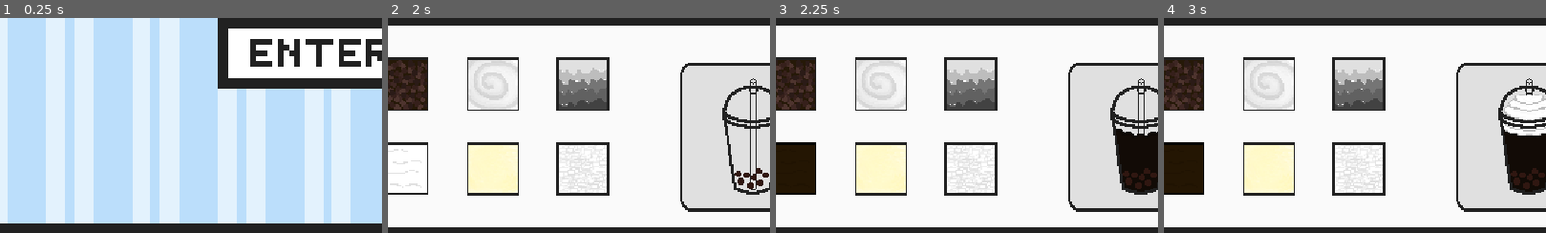
Above: before the commit, frames 1-4 (left to right).
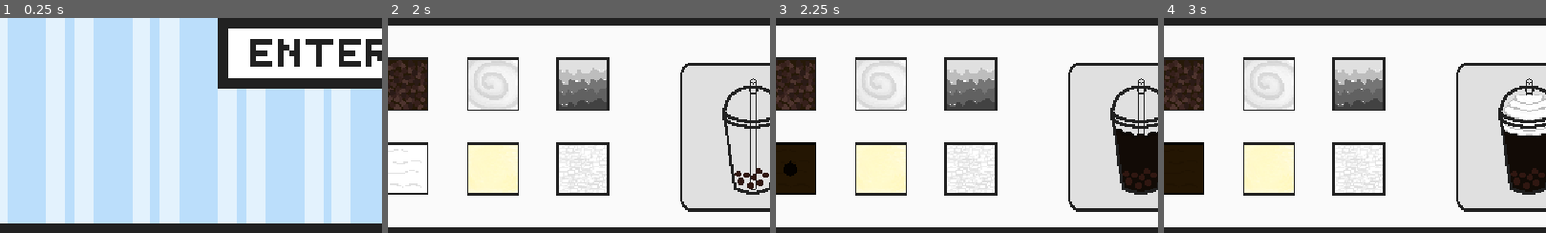
Above: after the commit, the same moments.

Repository: Crystal-153/Drink-Game
Game: Godot game, scene res://starting_page.tscn
Same seed, same stepped clock (60 frames per second), same inputs: the game is played once before the commit and once after it.
Inputs (mouse positions are % of the whole screen's width and height, from its top left):
- Up to frame 1 (0.25 s): no input
- Up to frame 2 (2 s): click (50, 58) at 0.5 s; click (9, 65) at 1.25 s
- Up to frame 3 (2.25 s): click (9, 85) at 2 s
- Up to frame 4 (3 s): click (21, 65) at 2.75 s
The pictures show only the part of the screen within x 7-57%, y 50-100%; the shares and areas given below are measured in that part.

Frames 1-2 are identical in both runs. In frame 3, 0.2% of the frame differs, in the area x 2-6%, y 66-74%; in frame 4, nothing differs.

Commit message:
the cursor for the tea box changes color with the box now! :D

Diff:
--- a/ingredient_boba.gd
+++ b/ingredient_boba.gd
@@ -12,7 +12,7 @@
 	emit_signal("add_Boba")
 
 
-@onready var cursorBoba=preload("res://cursors/pixil-layer-0.png")
+var cursorBoba=preload("res://cursors/pixil-layer-0.png")
 func _on_mouse_entered() -> void:
 	Input.set_custom_mouse_cursor(cursorBoba,Input.CURSOR_ARROW,Vector2(16, 16))
 
--- a/ingredient_tea_base.gd
+++ b/ingredient_tea_base.gd
@@ -6,9 +6,14 @@
 	pass # Replace with function body.
 
 signal add_tea
+@onready var cursorTea= $cursor
+@onready var cursorTeaText= $cursor.texture
+var cursor=false
+var colors=["ffbcabff", "ffc69eff", "ffe89eff", "e7ff9eff", "9effaeff", "9effefff", "9eddffff", "bdc1ffff", "dcbdffff", "ffbde8ff", "d4aa77ff", "241603ff", "120b06ff"]
 
-
-var colors=["ffbcabff", "ffc69eff", "ffe89eff", "e7ff9eff", "9effaeff", "9effefff", "9eddffff", "bdc1ffff", "dcbdffff", "ffbde8ff", "d4aa77ff", "241603ff", "120b06ff"]
+func _process(_delta: float) -> void:
+	if cursor==true:
+		cursorTea.global_position=get_viewport().get_mouse_position()
 
 func _on_pressed() -> void:
 	emit_signal("add_tea")
@@ -18,9 +23,11 @@
 #This previews the next color for the tea!
 func _on_add_tea() -> void:
 	if i>=0:
+		cursorTea.modulate=Color(colors[i-1])
 		self.modulate=Color(colors[i-1])
 		i-=1
 	else:
+		cursorTea.modulate=Color("ffffffff")
 		self.modulate=Color("ffffffff")
 		i=(colors.size()-1)
 
@@ -28,3 +35,18 @@
 func _on_reset_button_reset() -> void:
 	self.modulate=Color("ffffffff")
 	i=(colors.size()-1)
+
+
+
+
+func _on_mouse_entered() -> void:
+	cursor=true
+	cursorTea.visible=true
+	Input.set_mouse_mode(Input.MOUSE_MODE_HIDDEN)
+
+
+
+func _on_mouse_exited() -> void:
+	cursor=false
+	cursorTea.visible=false
+	Input.set_mouse_mode(Input.MOUSE_MODE_VISIBLE)
--- a/main_scene.tscn
+++ b/main_scene.tscn
@@ -8,6 +8,7 @@
 [ext_resource type="Texture2D" uid="uid://c7l7ntvhgda7h" path="res://CounterPicturesDrawings/pixil-layer-3.png" id="6_o4fqm"]
 [ext_resource type="Script" uid="uid://bqqqbn55pf6qd" path="res://ingredient_tea_base.gd" id="7_gfmxp"]
 [ext_resource type="Texture2D" uid="uid://x0i50he1ows1" path="res://CounterPicturesDrawings/pixil-layer-2.png" id="8_1n88h"]
+[ext_resource type="Texture2D" uid="uid://icumt5a4uys5" path="res://cursors/pixil-layer-3.png" id="8_yh4yk"]
 [ext_resource type="Script" uid="uid://btrp6s8t3y8mh" path="res://ingredient_whipped_cream.gd" id="9_opjno"]
 [ext_resource type="Texture2D" uid="uid://c4entan1sw5t4" path="res://CounterPicturesDrawings/pixil-layer-1.png" id="10_meb7l"]
 [ext_resource type="Script" uid="uid://cn7qbt3x7dk5u" path="res://ingredient_pudding.gd" id="11_w30ff"]
@@ -81,6 +82,11 @@
 stretch_mode = 0
 script = ExtResource("7_gfmxp")
 
+[node name="cursor" type="Sprite2D" parent="ingredientTeaBase" unique_id=116721402]
+z_index = 20
+position = Vector2(-218, 21)
+texture = ExtResource("8_yh4yk")
+
 [node name="ingredientWhippedCream" type="TextureButton" parent="." unique_id=154371565]
 texture_filter = 1
 offset_left = 200.0
@@ -212,6 +218,8 @@
 [connection signal="pressed" from="ingredientBoba" to="ingredientBoba" method="_on_pressed"]
 [connection signal="add_tea" from="ingredientTeaBase" to="ingredientTeaBase" method="_on_add_tea"]
 [connection signal="add_tea" from="ingredientTeaBase" to="customDrink" method="_on_ingredient_tea_base_add_tea"]
+[connection signal="mouse_entered" from="ingredientTeaBase" to="ingredientTeaBase" method="_on_mouse_entered"]
+[connection signal="mouse_exited" from="ingredientTeaBase" to="ingredientTeaBase" method="_on_mouse_exited"]
 [connection signal="pressed" from="ingredientTeaBase" to="ingredientTeaBase" method="_on_pressed"]
 [connection signal="add_whipped" from="ingredientWhippedCream" to="customDrink" method="_on_ingredient_whipped_cream_add_whipped"]
 [connection signal="pressed" from="ingredientWhippedCream" to="ingredientWhippedCream" method="_on_pressed"]
